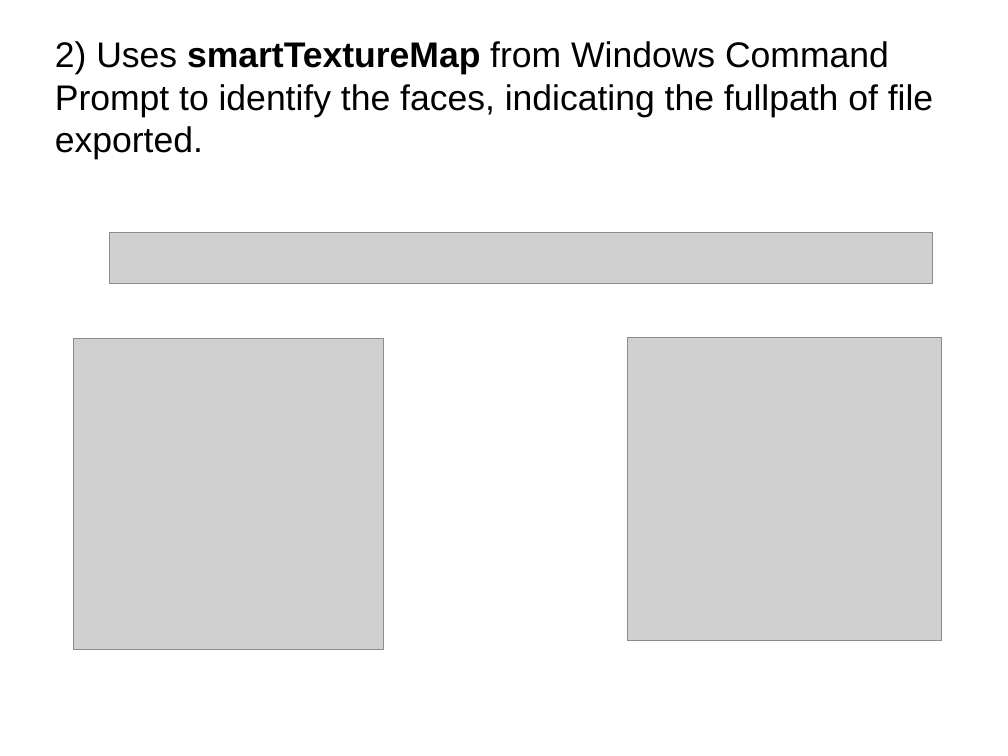
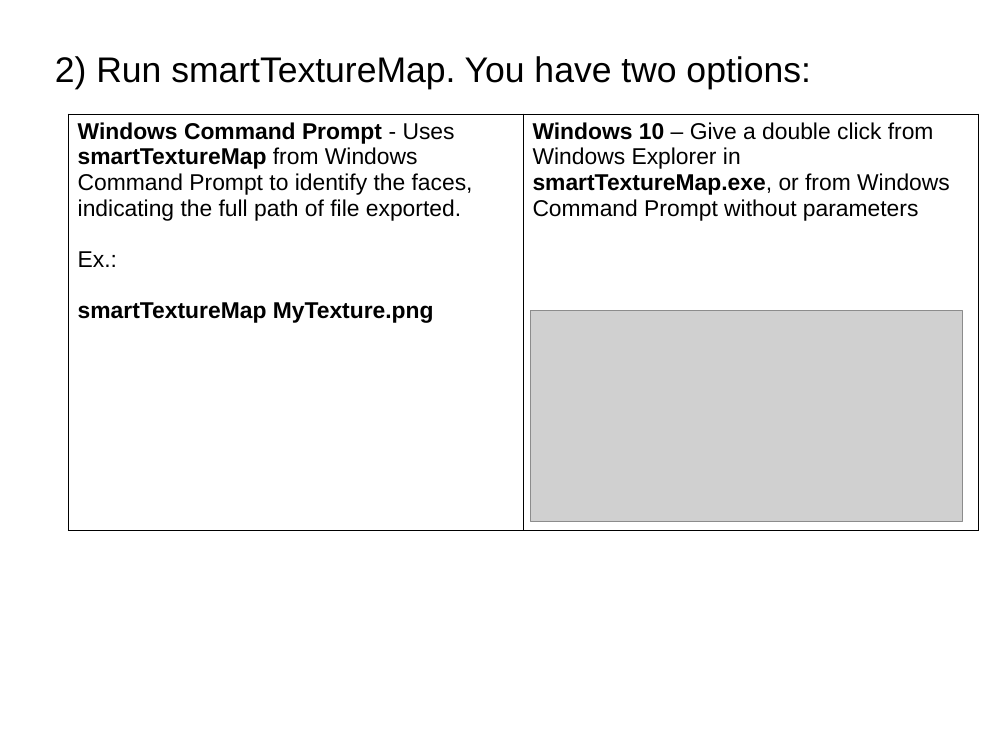
Before and after one commit to MGODOY-BR/smartTextureMap, a slide deck: slide 3 of [promo]/HowTo.pptx. Drawn at 1008x756 pixels with LibreOffice and Linux fonts; fonts in the diff are those of the drawing; grey boxes stand for pictures. Boxes give left, top, right and bottom in pixels: in the first picture for what was removed or moved away, otherwise in the second. Text is boxed around its words. In the diff, an @@ line names an element or a change of style, - is before the commit and + after.

```diff
--- a/[promo]/HowTo.pptx
+++ b/[promo]/HowTo.pptx
@@ text at bbox=[55, 56, 810, 90]: text changed @@
-2) Uses smartTextureMap from Windows Command Prompt to identify the faces, indicating the fullpath of file exported.
+2) Run smartTextureMap. You have two options:
@@ table added at bbox=[69, 114, 979, 531], 1 rows, 2 columns @@
+Windows Command Prompt - Uses smartTextureMap from Windows Command Prompt to identify the faces, indicating the full path of file exported. / Ex.: / smartTextureMap MyTexture.png | Windows 10 – Give a double click from Windows Explorer in smartTextureMap.exe, or from Windows Command Prompt without parameters
@@ picture removed at bbox=[110, 233, 933, 284] @@
@@ picture added at bbox=[531, 311, 963, 521] @@
@@ picture removed at bbox=[73, 338, 384, 649] @@
@@ picture removed at bbox=[627, 338, 942, 640] @@
```
Also in this commit, not shown: 2 other slides changed, 42 other files.
